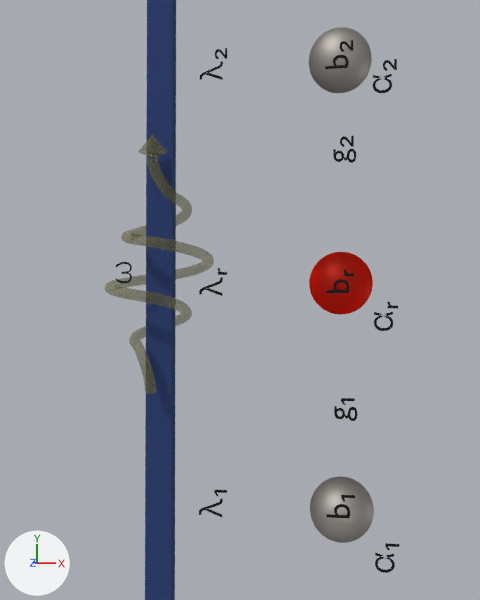
One commit to the Blender file images/blende/model_cartoon.blend: the scene before it, then after it.
One viewpoint serves both versions: a 50 mm lens placed at (6.27, -1.03, 21.23), pointed at (2.81, -0.54, 0.96). The axes (+X, +Y, +Z) are drawn at lower left. The lights are the same throughout.

In view in the first picture: 'Cavity', 'Helix.003', 'Magnon', 'br.004', 'msl'.
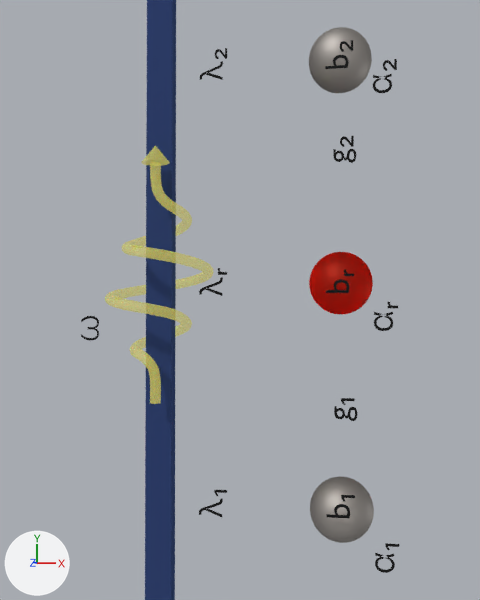
Where the change shows, as pixel boxes (x1, y1, x2, y2) in the pictures (480 x 600 px):
'Helix.003', surface changed, recoloured, reshaped, moved: before (105, 135, 214, 394); after (105, 146, 214, 404)
'br.004', moved: before (116, 262, 132, 283); after (81, 316, 99, 340)

What changed in the scene script:
```text
Change mat_material_007:
    mat_material_007.metallic: 0.39 -> 0.0725
    mat_material_007.transmission_weight: 1.0 -> 0.142
    add mat_material_007.emission_color = (0.323, 0.301, 0.0612)  # yellow #9a9546
    add mat_material_007.emission_strength = 1.0
Change cu_helix_003:
    where _sp = cu_helix_003.splines.new('POLY'); _sp.points.add(1)
    remove _sp.points.foreach_set('co', [-0.0187, 0.5, -1.028, 0.0, -0.0131, 0.498, -0.706, 0.0])
    add _sp.points.foreach_set('co', [0.0338, 0.5, -1.028, 0.0, 0.0394, 0.498, -0.706, 0.0])
    remove _sp.points.foreach_set('co', [-0.0135, 0.495, -0.695, 0.0, -0.02, 0.493, -0.508, 0.0, 0.0338, 0.491, -0.322, 0.0, 0.153, 0.464, -0.116, 0.0, 0.253, 0.421, 0.0291, 0.0, 0.335, 0.362, 0.115, 0.0, 0.402, 0.29, 0.152, 0.0, 0.452, 0.208, 0.182, 0.0, 0.485, 0.118, 0.212, 0.0, 0.5, 0.0238, 0.242, 0.0, 0.495, -0.0712, 0.273, 0.0, 0.473, -0.164, 0.303, 0.0, 0.433, -0.25, 0.333, 0.0, 0.378, -0.328, 0.364, 0.0, 0.309, -0.393, 0.394, 0.0, 0.229, -0.445, 0.424, 0.0, 0.141, -0.48, 0.455, 0.0, 0.0476, -0.498, 0.485, 0.0, -0.0476, -0.498, 0.515, 0.0, -0.141, -0.48, 0.545, 0.0, -0.229, -0.445, 0.576, 0.0, -0.309, -0.393, 0.606, 0.0, -0.378, -0.328, 0.636, 0.0, -0.433, -0.25, 0.667, 0.0, -0.475, -0.164, 0.697, 0.0, -0.508, -0.0717, 0.727, 0.0, -0.533, 0.0286, 0.758, 0.0, -0.551, 0.14, 0.788, 0.0, -0.555, 0.263, 0.818, 0.0, -0.541, 0.399, 0.848, 0.0, -0.501, 0.542, 0.879, 0.0, -0.428, 0.685, 0.909, 0.0, -0.319, 0.813, 0.939, 0.0, -0.176, 0.912, 0.97, 0.0, -0.00795, 0.967, 1.0, 0.0, 0.169, 0.964, 1.03, 0.0, 0.341, 0.914, 1.061, 0.0, 0.499, 0.832, 1.091, 0.0, 0.639, 0.722, 1.121, 0.0, 0.756, 0.587, 1.152, 0.0, 0.845, 0.432, 1.182, 0.0, 0.904, 0.264, 1.212, 0.0, 0.929, 0.0872, 1.242, 0.0, 0.921, -0.091, 1.273, 0.0, 0.879, -0.264, 1.303, 0.0, 0.805, -0.427, 1.333, 0.0, 0.701, -0.572, 1.364, 0.0, 0.572, -0.695, 1.394, 0.0, 0.422, -0.792, 1.424, 0.0, 0.256, -0.858, 1.455, 0.0, 0.081, -0.892, 1.485, 0.0, -0.0974, -0.892, 1.515, 0.0, -0.273, -0.858, 1.545, 0.0, -0.438, -0.792, 1.576, 0.0, -0.588, -0.695, 1.606, 0.0, -0.717, -0.572, 1.636, 0.0, -0.821, -0.427, 1.667, 0.0, -0.895, -0.264, 1.697, 0.0, -0.937, -0.091, 1.727, 0.0, -0.946, 0.0872, 1.758, 0.0, -0.92, 0.264, 1.788, 0.0, -0.862, 0.432, 1.818, 0.0, -0.773, 0.587, 1.848, 0.0, -0.656, 0.722, 1.879, 0.0, -0.516, 0.832, 1.909, 0.0, -0.352, 0.9, 1.939, 0.0, -0.176, 0.912, 1.97, 0.0, -0.00636, 0.873, 2.0, 0.0, 0.143, 0.795, 2.03, 0.0, 0.263, 0.69, 2.061, 0.0, 0.354, 0.572, 2.091, 0.0, 0.418, 0.451, 2.121, 0.0, 0.459, 0.334, 2.152, 0.0, 0.485, 0.225, 2.182, 0.0, 0.498, 0.122, 2.212, 0.0, 0.501, 0.0241, 2.242, 0.0, 0.495, -0.0712, 2.273, 0.0, 0.473, -0.164, 2.303, 0.0, 0.433, -0.25, 2.333, 0.0, 0.378, -0.328, 2.364, 0.0, 0.309, -0.393, 2.394, 0.0, 0.229, -0.445, 2.424, 0.0, 0.141, -0.48, 2.455, 0.0, 0.0476, -0.498, 2.485, 0.0, -0.0476, -0.498, 2.515, 0.0, -0.141, -0.48, 2.545, 0.0, -0.229, -0.445, 2.576, 0.0, -0.309, -0.393, 2.606, 0.0, -0.378, -0.328, 2.636, 0.0, -0.433, -0.25, 2.667, 0.0, -0.473, -0.164, 2.697, 0.0, -0.495, -0.0712, 2.727, 0.0, -0.5, 0.0238, 2.758, 0.0, -0.486, 0.118, 2.788, 0.0, -0.455, 0.208, 2.818, 0.0, -0.407, 0.29, 2.848, 0.0, -0.345, 0.362, 2.887, 0.0, -0.27, 0.421, 2.987, 0.0, -0.186, 0.464, 3.162, 0.0, -0.14, 0.478, 3.289, 0.0, -0.0962, 0.491, 3.416, 0.0, -0.0608, 0.495, 3.587, 0.0, -0.0369, 0.5, 3.762, 0.0])
    _sp: cu_helix_003.splines.new('POLY'); _sp.points.add(102) -> cu_helix_003.splines.new('POLY'); _sp.points.add(109)
    add _sp.points.foreach_set('co', [0.039, 0.495, -0.695, 0.0, 0.0325, 0.493, -0.508, 0.0, 0.0424, 0.493, -0.4, 0.0, 0.0533, 0.493, -0.286, 0.0, 0.0684, 0.488, -0.219, 0.0, 0.0869, 0.479, -0.155, 0.0, 0.119, 0.468, -0.0893, 0.0, 0.163, 0.451, -0.0351, 0.0, 0.199, 0.435, 0.000847, 0.0, 0.24, 0.415, 0.0381, 0.0, 0.284, 0.39, 0.0749, 0.0, 0.339, 0.351, 0.111, 0.0, 0.374, 0.321, 0.132, 0.0, 0.405, 0.289, 0.15, 0.0, 0.452, 0.208, 0.182, 0.0, 0.485, 0.118, 0.212, 0.0, 0.5, 0.0238, 0.242, 0.0, 0.495, -0.0712, 0.273, 0.0, 0.473, -0.164, 0.303, 0.0, 0.433, -0.25, 0.333, 0.0, 0.378, -0.328, 0.364, 0.0, 0.309, -0.393, 0.394, 0.0, 0.229, -0.445, 0.424, 0.0, 0.141, -0.48, 0.455, 0.0, 0.0476, -0.498, 0.485, 0.0, -0.0476, -0.498, 0.515, 0.0, -0.141, -0.48, 0.545, 0.0, -0.229, -0.445, 0.576, 0.0, -0.309, -0.393, 0.606, 0.0, -0.378, -0.328, 0.636, 0.0, -0.433, -0.25, 0.667, 0.0, -0.475, -0.164, 0.697, 0.0, -0.508, -0.0717, 0.727, 0.0, -0.533, 0.0286, 0.758, 0.0, -0.551, 0.14, 0.788, 0.0, -0.555, 0.263, 0.818, 0.0, -0.541, 0.399, 0.848, 0.0, -0.501, 0.542, 0.879, 0.0, -0.428, 0.685, 0.909, 0.0, -0.319, 0.813, 0.939, 0.0, -0.176, 0.912, 0.97, 0.0, -0.00795, 0.967, 1.0, 0.0, 0.169, 0.964, 1.03, 0.0, 0.341, 0.914, 1.061, 0.0, 0.499, 0.832, 1.091, 0.0, 0.639, 0.722, 1.121, 0.0, 0.756, 0.587, 1.152, 0.0, 0.845, 0.432, 1.182, 0.0, 0.904, 0.264, 1.212, 0.0, 0.929, 0.0872, 1.242, 0.0, 0.921, -0.091, 1.273, 0.0, 0.879, -0.264, 1.303, 0.0, 0.805, -0.427, 1.333, 0.0, 0.701, -0.572, 1.364, 0.0, 0.572, -0.695, 1.394, 0.0, 0.422, -0.792, 1.424, 0.0, 0.256, -0.858, 1.455, 0.0, 0.081, -0.892, 1.485, 0.0, -0.0974, -0.892, 1.515, 0.0, -0.273, -0.858, 1.545, 0.0, -0.438, -0.792, 1.576, 0.0, -0.588, -0.695, 1.606, 0.0, -0.717, -0.572, 1.636, 0.0, -0.821, -0.427, 1.667, 0.0, -0.895, -0.264, 1.697, 0.0, -0.937, -0.091, 1.727, 0.0, -0.946, 0.0872, 1.758, 0.0, -0.92, 0.264, 1.788, 0.0, -0.862, 0.432, 1.818, 0.0, -0.773, 0.587, 1.848, 0.0, -0.656, 0.722, 1.879, 0.0, -0.516, 0.832, 1.909, 0.0, -0.352, 0.9, 1.939, 0.0, -0.176, 0.912, 1.97, 0.0, -0.00636, 0.873, 2.0, 0.0, 0.143, 0.795, 2.03, 0.0, 0.263, 0.69, 2.061, 0.0, 0.354, 0.572, 2.091, 0.0, 0.418, 0.451, 2.121, 0.0, 0.459, 0.334, 2.152, 0.0, 0.485, 0.225, 2.182, 0.0, 0.498, 0.122, 2.212, 0.0, 0.501, 0.0241, 2.242, 0.0, 0.495, -0.0712, 2.273, 0.0, 0.473, -0.164, 2.303, 0.0, 0.433, -0.25, 2.333, 0.0, 0.378, -0.328, 2.364, 0.0, 0.309, -0.393, 2.394, 0.0, 0.229, -0.445, 2.424, 0.0, 0.141, -0.48, 2.455, 0.0, 0.0476, -0.498, 2.485, 0.0, -0.0476, -0.498, 2.515, 0.0, -0.141, -0.48, 2.545, 0.0, -0.229, -0.445, 2.576, 0.0, -0.309, -0.393, 2.606, 0.0, -0.378, -0.328, 2.636, 0.0, -0.433, -0.25, 2.667, 0.0, -0.473, -0.164, 2.697, 0.0, -0.495, -0.0712, 2.727, 0.0, -0.5, 0.0238, 2.758, 0.0, -0.483, 0.118, 2.786, 0.0, -0.442, 0.208, 2.81, 0.0, -0.379, 0.29, 2.832, 0.0, -0.291, 0.362, 2.857, 0.0, -0.151, 0.421, 2.929, 0.0, -0.00571, 0.464, 3.079, 0.0, 0.0296, 0.478, 3.212, 0.0, 0.0492, 0.491, 3.354, 0.0, 0.0485, 0.495, 3.546, 0.0, 0.0495, 0.5, 3.735, 0.0])
    add cu_helix_003.bevel_resolution = 5
Change ob_br_004:
    ob_br_004.location: (-0.88, 0.34, 1.11) -> (-0.97, -1.37, 3.61)
Change ob_helix_003:
    ob_helix_003.location: (0.0, 2.99, 0.0) -> (0.0, 2.63, 0.0)
```
